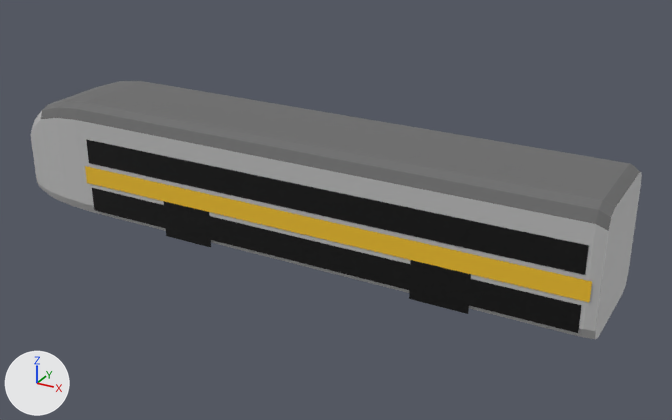
A saved change to the glTF model assets-src/models/train/rer_generic_C__cab.glb.
Rendered twice from a camera (50 mm lens) standing at (10.53, -16.96, 9.44) and looking at (1.05, 0.28, 0.83). Every picture has the same lights, and +X, +Y and +Z are marked at lower left. The picture after the commit comes second. Vertices at exactly the same position are counted once.

The first picture shows 'rer_generic_C__cab'.
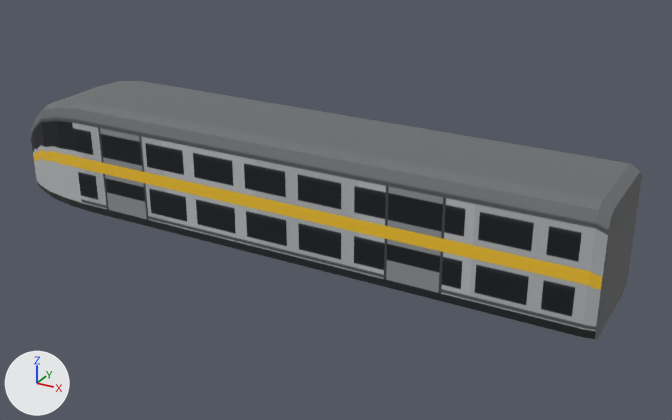
Scene script edits in JSON lines:
```json
{"op": "add", "block": "img_image_0", "code": ["img_image_0 = load_image('Image_0', '_unpacked/Image_0', 1024, 320, 'sRGB')"]}
{"op": "add", "block": "mat_caisse_rer", "code": ["mat_caisse_rer = principled_material('caisse_rer')", "mat_caisse_rer.texture = img_image_0", "mat_caisse_rer.metallic = 0.16", "mat_caisse_rer.roughness = 0.52"]}
{"block": "me_rer_generic_c__cab", "where": "# used by ob_rer_generic_c__cab; location = (0.0, 0.0, 0.0)"}
{"op": "remove", "block": "me_rer_generic_c__cab", "code": "me_rer_generic_c__cab.from_pydata(...)  # 138 vertices, 194 faces; spans x -7.5..7.5, y -1.4..1.4, z 0.0..2.8"}
{"op": "remove", "block": "me_rer_generic_c__cab", "code": "me_rer_generic_c__cab.materials.append(mat_soubassement)  # dark grey #363636"}
{"op": "remove", "block": "me_rer_generic_c__cab", "code": "me_rer_generic_c__cab.materials.append(mat_ceinture_rer_c)  # yellow #ffcc30"}
{"op": "remove", "block": "me_rer_generic_c__cab", "code": "me_rer_generic_c__cab.materials.append(mat_vitrage_sombre)  # black #171717"}
{"op": "add", "block": "me_rer_generic_c__cab", "code": "me_rer_generic_c__cab.from_pydata(...)  # 86 vertices, 168 faces; spans x -7.5..7.5, y -1.4..1.4, z 0.0..2.8"}
{"block": "me_rer_generic_c__cab", "change": "me_rer_generic_c__cab part 1: 13 loose pieces with 52 vertices, spanning x -7.0..7.3, y -1.4..1.4, z 0.0..2.1, are deleted"}
{"block": "me_rer_generic_c__cab", "change": "me_rer_generic_c__cab part 2: 92 faces spanning x -7.5..7.5, y -1.4..1.4, z 0.0..2.7 switch from mat_caisse_neutre (light grey #c7c7c7) to mat_caisse_rer (picture img_image_0)"}
{"block": "me_rer_generic_c__cab", "change": "me_rer_generic_c__cab part 3: 40 faces spanning x -6.5..7.5, y -1.4..1.4, z 2.2..2.8 switch from mat_toiture (grey #707070) to mat_caisse_rer (picture img_image_0)"}
```

Location of each change, [x1, y1, x2, y2] in pixels of the pictures (672 x 420 px):
```json
{"part": 1, "of": "me_rer_generic_c__cab", "change": "deleted", "before": [85, 140, 592, 333]}
{"part": 2, "of": "me_rer_generic_c__cab", "change": "recoloured", "before": [31, 111, 642, 339], "after": [31, 111, 642, 339]}
{"part": 3, "of": "me_rer_generic_c__cab", "change": "edited", "before": [41, 81, 640, 231], "after": [41, 81, 640, 231], "on screen": "looks the same"}
```
